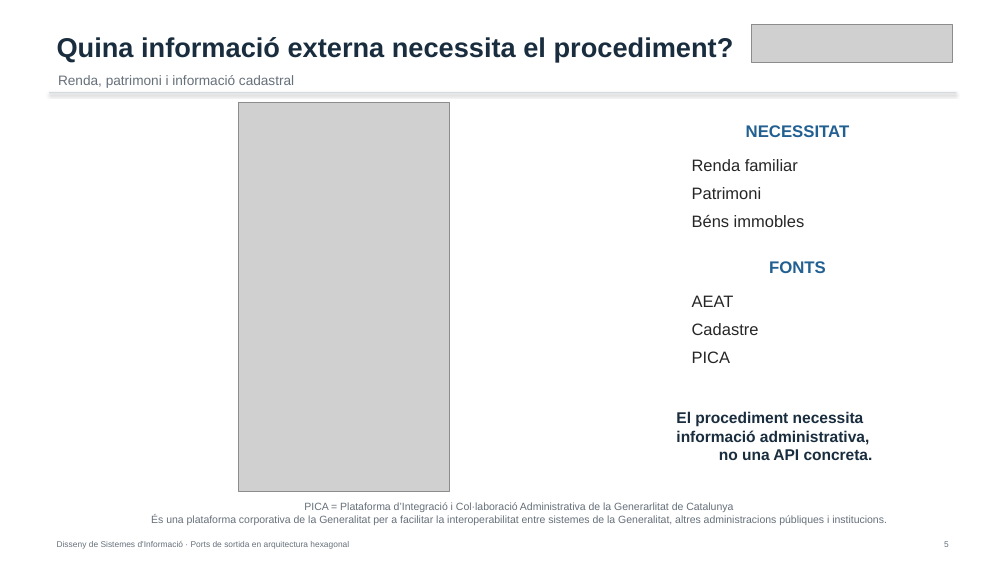
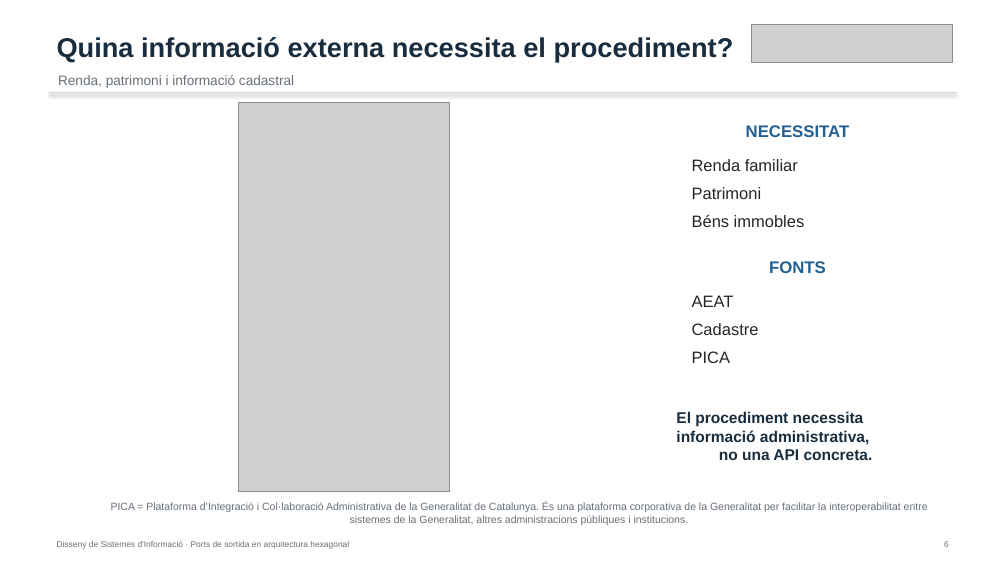
Before and after one commit to alfredorueda/HexaStock, a slide deck: slide 6 of doc/presentations/defensa-placa-permanent-dsi-ports-sortida-hexagonal/output/IMPORTANTE_MANUAL_defensa-dsi-ports-sortida-hexagonal.pptx. Drawn at 1008x567 pixels with LibreOffice and Linux fonts; fonts in the diff are those of the drawing; grey boxes stand for pictures. Boxes give left, top, right and bottom in pixels: in the first picture for what was removed or moved away, otherwise in the second. Text is boxed around its words. In the diff, an @@ line names an element or a change of style, - is before the commit and + after.

Commit message:
docs: fix presentation spelling

```diff
--- a/doc/presentations/defensa-placa-permanent-dsi-ports-sortida-hexagonal/output/IMPORTANTE_MANUAL_defensa-dsi-ports-sortida-hexagonal.pptx
+++ b/doc/presentations/defensa-placa-permanent-dsi-ports-sortida-hexagonal/output/IMPORTANTE_MANUAL_defensa-dsi-ports-sortida-hexagonal.pptx
@@ text at <box>111,502,928,525</box>: text changed @@
-PICA = Plataforma d’Integració i Col·laboració Administrativa de la Generarlitat de Catalunya
-És una plataforma corporativa de la Generalitat per a facilitar la interoperabilitat entre sistemes de la Generalitat, altres administracions públiques i institucions.
+PICA = Plataforma d’Integració i Col·laboració Administrativa de la Generalitat de Catalunya. És una plataforma corporativa de la Generalitat per facilitar la interoperabilitat entre sistemes de la Generalitat, altres administracions públiques i institucions.
```
Also in this commit, not shown: 7 other slides changed.
